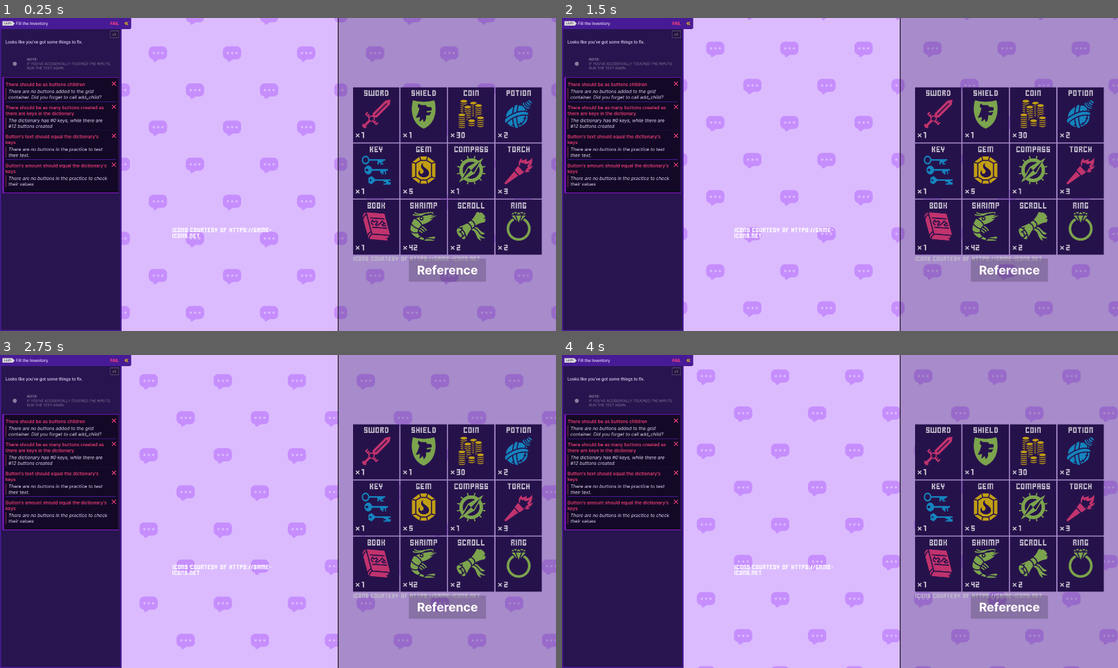
Above: before the commit, frames 1-4 (two rows, left to right).
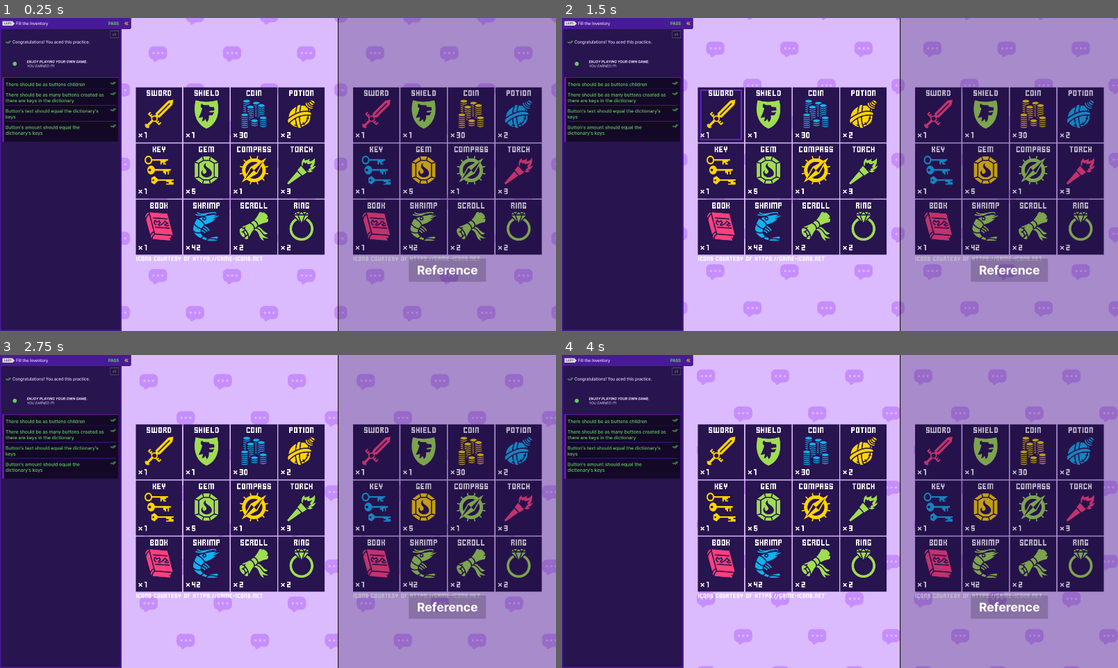
Above: after the commit, the same moments.

Repository: rxsiebearr/2d-Gamedev-Course
Game: Godot game, scene res://practices/L4.P1.populate_inventory/populate_inventory.tscn
Two runs of this game, one before a commit and one after it. Both use one fixed random seed, a clock stepped at 60 frames per second and the inputs below. The project has no main scene, so this scene is started directly.
Inputs (mouse positions are in pixels of both pictures, inside the frame that each line leads up to):
- Up to frame 1 (0.25 s): no input
- Up to frame 2 (1.5 s): click (940, 115) at 0.52 s; click (723, 115) at 1.27 s
- Up to frame 3 (2.75 s): click (422, 452) at 2.02 s
- Up to frame 4 (4 s): click (767, 452) at 2.77 s; click (1034, 452) at 3.52 s

The runs differ from the first frame. In frame 1, 23% of the frame differs, in the area x 0-59%, y 1-78%; in frame 2, 23%; in frame 3, 23%; in frame 4, 23%.

Commit message:
L4 P1 and P2

Diff:
--- a/M08.start_a_dialog_workbook/practices/L4.P1.populate_inventory/populate_inventory.gd
+++ b/M08.start_a_dialog_workbook/practices/L4.P1.populate_inventory/populate_inventory.gd
@@ -20,5 +20,8 @@
 func _ready() -> void:
 	for item_name in items_list:
 		var button := InventorySlotButton.new()
+		grid_container.add_child(button)
+		button.text = item_name
+		button.amount = items_list[item_name]
 		# Assign the item's name and amount to the button properties.
 		# Don't forget to add the button to the grid container.
--- a/M08.start_a_dialog_workbook/practices/L4.P1.populate_inventory/populate_inventory.tscn
+++ b/M08.start_a_dialog_workbook/practices/L4.P1.populate_inventory/populate_inventory.tscn
@@ -1,11 +1,12 @@
-[gd_scene load_steps=4 format=3]
+[gd_scene load_steps=4 format=3 uid="uid://d0mlwtr28auen"]
 
-[ext_resource type="Material" path="res://assets/practice_background_material.tres" id="1_7a1xl"]
+[ext_resource type="Material" uid="uid://dxrtaju87p2an" path="res://assets/practice_background_material.tres" id="1_7a1xl"]
 [ext_resource type="Script" path="res://practices/L4.P1.populate_inventory/populate_inventory.gd" id="2_e4k5i"]
-[ext_resource type="Theme" path="res://assets/practices/practices_theme.tres" id="3_ca4cj"]
+[ext_resource type="Theme" uid="uid://qk3rjf73qo8w" path="res://assets/practices/practices_theme.tres" id="3_ca4cj"]
 
 [node name="PopulateInventory" type="ColorRect"]
 material = ExtResource("1_7a1xl")
+anchors_preset = 15
 anchor_right = 1.0
 anchor_bottom = 1.0
 grow_horizontal = 2
--- a/M08.start_a_dialog_workbook/practices/L4.P2.equip_item/equip_item.gd
+++ b/M08.start_a_dialog_workbook/practices/L4.P2.equip_item/equip_item.gd
@@ -28,6 +28,8 @@
 		var button := InventorySlotButton.new()
 		button.text = item_name
 		grid_container.add_child(button)
+		button.pressed.connect(display_item.bind(item_name))
+
 		# Connect the button here. Don't forget to use .bind()!
 
 
--- a/M08.start_a_dialog_workbook/practices/L4.P2.equip_item/equip_item.tscn
+++ b/M08.start_a_dialog_workbook/practices/L4.P2.equip_item/equip_item.tscn
@@ -1,11 +1,12 @@
-[gd_scene load_steps=4 format=3]
+[gd_scene load_steps=4 format=3 uid="uid://biti8v7e7irda"]
 
-[ext_resource type="Material" path="res://assets/practice_background_material.tres" id="1_x0ygl"]
+[ext_resource type="Material" uid="uid://dxrtaju87p2an" path="res://assets/practice_background_material.tres" id="1_x0ygl"]
 [ext_resource type="Script" path="res://practices/L4.P2.equip_item/equip_item.gd" id="2_v47l8"]
-[ext_resource type="Theme" path="res://assets/practices/practices_theme.tres" id="3_20dkr"]
+[ext_resource type="Theme" uid="uid://qk3rjf73qo8w" path="res://assets/practices/practices_theme.tres" id="3_20dkr"]
 
 [node name="EquipItems" type="ColorRect"]
 material = ExtResource("1_x0ygl")
+anchors_preset = 15
 anchor_right = 1.0
 anchor_bottom = 1.0
 grow_horizontal = 2
